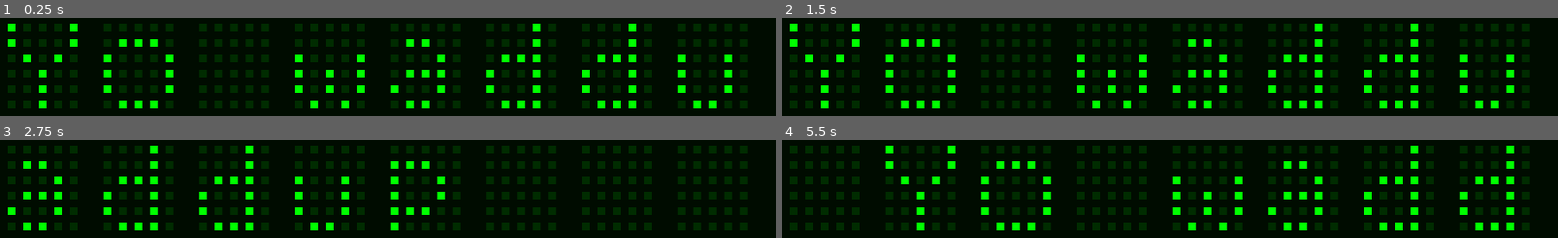
Above: before the commit, frames 1-4 (two rows, left to right).
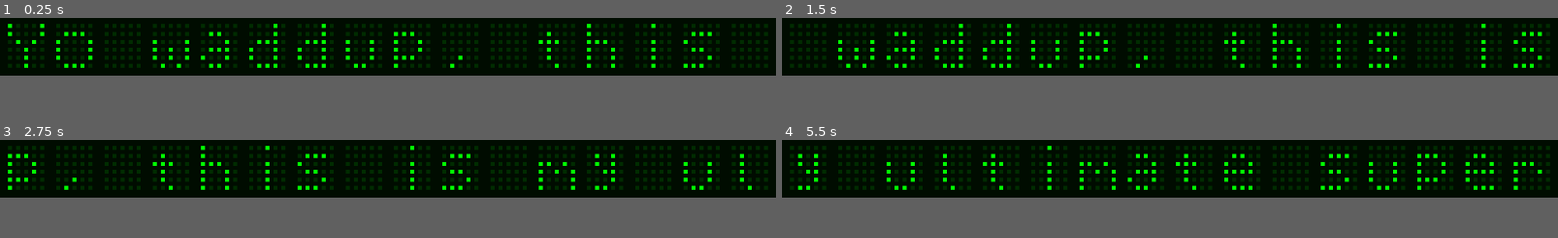
Above: after the commit, the same moments.

Repository: maver26844/led-text-display
Game: Godot game, scene res://display.tscn
Same seed, same stepped clock (60 frames per second), same inputs: the game is played once before the commit and once after it.
Inputs:
- Up to frame 1 (0.25 s): no input
- Up to frame 2 (1.5 s): tap Enter at 0.5 s
- Up to frame 3 (2.75 s): no input
- Up to frame 4 (5.5 s): no input
In our replay, the window is 800x104 before the commit and 800x62 after it. These sizes can differ from the game's own. Grey fills any space a smaller window leaves; there, only what the larger window draws over its background counts as a difference.

The runs differ from the first frame. In frame 1, 24% of the frame differs, in the area x 1-99%, y 5-93%; in frame 2, 24%; in frame 3, 23%; in frame 4, 24%.

Commit message:
Pausing for every scroll completion, added more symbols, added 8 more boxes, made text smaller

Diff:
--- a/block.gd
+++ b/block.gd
@@ -605,3 +605,51 @@
 		CA.color = f; CB.color = f; CC.color = t; CD.color = t; CE.color = f; CF.color = f
 		DA.color = f; DB.color = t; DC.color = f; DD.color = f; DE.color = f; DF.color = f
 		EA.color = t; EB.color = f; EC.color = f; ED.color = f; EE.color = f; EF.color = f
+	if value == "•":
+		AA.color = f; AB.color = f; AC.color = t; AD.color = t; AE.color = t; AF.color = f
+		BA.color = f; BB.color = t; BC.color = t; BD.color = t; BE.color = t; BF.color = t
+		CA.color = f; CB.color = t; CC.color = t; CD.color = t; CE.color = t; CF.color = t
+		DA.color = f; DB.color = t; DC.color = t; DD.color = t; DE.color = t; DF.color = t
+		EA.color = f; EB.color = f; EC.color = t; ED.color = t; EE.color = t; EF.color = f
+	if value == "○":
+		AA.color = f; AB.color = f; AC.color = t; AD.color = t; AE.color = t; AF.color = f
+		BA.color = f; BB.color = t; BC.color = f; BD.color = f; BE.color = f; BF.color = t
+		CA.color = f; CB.color = t; CC.color = f; CD.color = f; CE.color = f; CF.color = t
+		DA.color = f; DB.color = t; DC.color = f; DD.color = f; DE.color = f; DF.color = t
+		EA.color = f; EB.color = f; EC.color = t; ED.color = t; EE.color = t; EF.color = f
+	if value == "♥":
+		AA.color = f; AB.color = t; AC.color = t; AD.color = t; AE.color = f; AF.color = f
+		BA.color = t; BB.color = t; BC.color = t; BD.color = t; BE.color = t; BF.color = f
+		CA.color = f; CB.color = t; CC.color = t; CD.color = t; CE.color = t; CF.color = t
+		DA.color = t; DB.color = t; DC.color = t; DD.color = t; DE.color = t; DF.color = f
+		EA.color = f; EB.color = t; EC.color = t; ED.color = t; EE.color = f; EF.color = f
+	if value == "☼":
+		AA.color = f; AB.color = t; AC.color = f; AD.color = t; AE.color = f; AF.color = t
+		BA.color = f; BB.color = f; BC.color = t; BD.color = t; BE.color = t; BF.color = f
+		CA.color = f; CB.color = t; CC.color = t; CD.color = t; CE.color = t; CF.color = t
+		DA.color = f; DB.color = f; DC.color = t; DD.color = t; DE.color = t; DF.color = f
+		EA.color = f; EB.color = t; EC.color = f; ED.color = t; EE.color = f; EF.color = t
+	if value == "ℬ":
+		AA.color = f; AB.color = t; AC.color = t; AD.color = t; AE.color = t; AF.color = f
+		BA.color = t; BB.color = t; BC.color = t; BD.color = f; BE.color = t; BF.color = t
+		CA.color = t; CB.color = f; CC.color = t; CD.color = f; CE.color = t; CF.color = t
+		DA.color = t; DB.color = f; DC.color = t; DD.color = f; DE.color = t; DF.color = t
+		EA.color = f; EB.color = t; EC.color = t; ED.color = t; EE.color = t; EF.color = f
+	if value == "©":
+		AA.color = f; AB.color = f; AC.color = t; AD.color = t; AE.color = t; AF.color = f
+		BA.color = f; BB.color = t; BC.color = t; BD.color = t; BE.color = t; BF.color = t
+		CA.color = f; CB.color = t; CC.color = t; CD.color = f; CE.color = t; CF.color = t
+		DA.color = f; DB.color = t; DC.color = t; DD.color = f; DE.color = t; DF.color = t
+		EA.color = f; EB.color = f; EC.color = t; ED.color = t; EE.color = t; EF.color = f
+	if value == "🟊":
+		AA.color = f; AB.color = f; AC.color = t; AD.color = f; AE.color = f; AF.color = t
+		BA.color = f; BB.color = f; BC.color = t; BD.color = t; BE.color = t; BF.color = t
+		CA.color = f; CB.color = t; CC.color = t; CD.color = t; CE.color = t; CF.color = f
+		DA.color = f; DB.color = f; DC.color = t; DD.color = t; DE.color = t; DF.color = t
+		EA.color = f; EB.color = f; EC.color = t; ED.color = f; EE.color = f; EF.color = t
+	if value == "🟉":
+		AA.color = f; AB.color = f; AC.color = t; AD.color = f; AE.color = f; AF.color = t
+		BA.color = f; BB.color = f; BC.color = t; BD.color = t; BE.color = t; BF.color = t
+		CA.color = f; CB.color = t; CC.color = t; CD.color = t; CE.color = t; CF.color = f
+		DA.color = f; DB.color = f; DC.color = t; DD.color = t; DE.color = t; DF.color = t
+		EA.color = f; EB.color = f; EC.color = t; ED.color = f; EE.color = f; EF.color = t
--- a/block.tscn
+++ b/block.tscn
@@ -8,209 +8,239 @@
 [node name="1" type="ColorRect" parent="."]
 offset_left = 12.0
 offset_top = 12.0
-offset_right = 24.0
-offset_bottom = 24.0
-color = Color(0, 0.172549, 0, 1)
+offset_right = 18.0
+offset_bottom = 18.0
+color = Color(0, 0.172549, 0, 1)
+metadata/_edit_use_anchors_ = true
 
 [node name="2" type="ColorRect" parent="."]
 offset_left = 12.0
-offset_top = 36.0
-offset_right = 24.0
-offset_bottom = 48.0
-color = Color(0, 0.172549, 0, 1)
+offset_top = 24.0
+offset_right = 18.0
+offset_bottom = 30.0
+color = Color(0, 0.172549, 0, 1)
+metadata/_edit_use_anchors_ = true
 
 [node name="3" type="ColorRect" parent="."]
 offset_left = 12.0
-offset_top = 60.0
-offset_right = 24.0
-offset_bottom = 72.0
-color = Color(0, 0.172549, 0, 1)
+offset_top = 36.0
+offset_right = 18.0
+offset_bottom = 42.0
+color = Color(0, 0.172549, 0, 1)
+metadata/_edit_use_anchors_ = true
 
 [node name="4" type="ColorRect" parent="."]
 offset_left = 12.0
-offset_top = 84.0
-offset_right = 24.0
-offset_bottom = 96.0
-color = Color(0, 0.172549, 0, 1)
+offset_top = 48.0
+offset_right = 18.0
+offset_bottom = 54.0
+color = Color(0, 0.172549, 0, 1)
+metadata/_edit_use_anchors_ = true
 
 [node name="5" type="ColorRect" parent="."]
 offset_left = 12.0
-offset_top = 108.0
-offset_right = 24.0
-offset_bottom = 120.0
-color = Color(0, 0.172549, 0, 1)
+offset_top = 60.0
+offset_right = 18.0
+offset_bottom = 66.0
+color = Color(0, 0.172549, 0, 1)
+metadata/_edit_use_anchors_ = true
 
 [node name="6" type="ColorRect" parent="."]
 offset_left = 12.0
-offset_top = 132.0
-offset_right = 24.0
-offset_bottom = 144.0
-color = Color(0, 0.172549, 0, 1)
+offset_top = 72.0
+offset_right = 18.0
+offset_bottom = 78.0
+color = Color(0, 0.172549, 0, 1)
+metadata/_edit_use_anchors_ = true
 
 [node name="7" type="ColorRect" parent="."]
-offset_left = 36.0
-offset_top = 12.0
-offset_right = 48.0
-offset_bottom = 24.0
-color = Color(0, 0.172549, 0, 1)
+offset_left = 24.0
+offset_top = 12.0
+offset_right = 30.0
+offset_bottom = 18.0
+color = Color(0, 0.172549, 0, 1)
+metadata/_edit_use_anchors_ = true
 
 [node name="8" type="ColorRect" parent="."]
-offset_left = 36.0
-offset_top = 36.0
-offset_right = 48.0
-offset_bottom = 48.0
-color = Color(0, 0.172549, 0, 1)
+offset_left = 24.0
+offset_top = 24.0
+offset_right = 30.0
+offset_bottom = 30.0
+color = Color(0, 0.172549, 0, 1)
+metadata/_edit_use_anchors_ = true
 
 [node name="9" type="ColorRect" parent="."]
-offset_left = 36.0
-offset_top = 60.0
-offset_right = 48.0
-offset_bottom = 72.0
-color = Color(0, 0.172549, 0, 1)
+offset_left = 24.0
+offset_top = 36.0
+offset_right = 30.0
+offset_bottom = 42.0
+color = Color(0, 0.172549, 0, 1)
+metadata/_edit_use_anchors_ = true
 
 [node name="10" type="ColorRect" parent="."]
-offset_left = 36.0
-offset_top = 84.0
-offset_right = 48.0
-offset_bottom = 96.0
-color = Color(0, 0.172549, 0, 1)
+offset_left = 24.0
+offset_top = 48.0
+offset_right = 30.0
+offset_bottom = 54.0
+color = Color(0, 0.172549, 0, 1)
+metadata/_edit_use_anchors_ = true
 
 [node name="11" type="ColorRect" parent="."]
-offset_left = 36.0
-offset_top = 108.0
-offset_right = 48.0
-offset_bottom = 120.0
-color = Color(0, 0.172549, 0, 1)
+offset_left = 24.0
+offset_top = 60.0
+offset_right = 30.0
+offset_bottom = 66.0
+color = Color(0, 0.172549, 0, 1)
+metadata/_edit_use_anchors_ = true
 
 [node name="12" type="ColorRect" parent="."]
-offset_left = 36.0
-offset_top = 132.0
-offset_right = 48.0
-offset_bottom = 144.0
-color = Color(0, 0.172549, 0, 1)
+offset_left = 24.0
+offset_top = 72.0
+offset_right = 30.0
+offset_bottom = 78.0
+color = Color(0, 0.172549, 0, 1)
+metadata/_edit_use_anchors_ = true
 
 [node name="13" type="ColorRect" parent="."]
-offset_left = 60.0
-offset_top = 12.0
-offset_right = 72.0
-offset_bottom = 24.0
-color = Color(0, 0.172549, 0, 1)
+offset_left = 36.0
+offset_top = 12.0
+offset_right = 42.0
+offset_bottom = 18.0
+color = Color(0, 0.172549, 0, 1)
+metadata/_edit_use_anchors_ = true
 
 [node name="14" type="ColorRect" parent="."]
-offset_left = 60.0
-offset_top = 36.0
-offset_right = 72.0
-offset_bottom = 48.0
-color = Color(0, 0.172549, 0, 1)
+offset_left = 36.0
+offset_top = 24.0
+offset_right = 42.0
+offset_bottom = 30.0
+color = Color(0, 0.172549, 0, 1)
+metadata/_edit_use_anchors_ = true
 
 [node name="15" type="ColorRect" parent="."]
-offset_left = 60.0
-offset_top = 60.0
-offset_right = 72.0
-offset_bottom = 72.0
-color = Color(0, 0.172549, 0, 1)
+offset_left = 36.0
+offset_top = 36.0
+offset_right = 42.0
+offset_bottom = 42.0
+color = Color(0, 0.172549, 0, 1)
+metadata/_edit_use_anchors_ = true
 
 [node name="16" type="ColorRect" parent="."]
-offset_left = 60.0
-offset_top = 84.0
-offset_right = 72.0
-offset_bottom = 96.0
-color = Color(0, 0.172549, 0, 1)
+offset_left = 36.0
+offset_top = 48.0
+offset_right = 42.0
+offset_bottom = 54.0
+color = Color(0, 0.172549, 0, 1)
+metadata/_edit_use_anchors_ = true
 
 [node name="17" type="ColorRect" parent="."]
-offset_left = 60.0
-offset_top = 108.0
-offset_right = 72.0
-offset_bottom = 120.0
-color = Color(0, 0.172549, 0, 1)
+offset_left = 36.0
+offset_top = 60.0
+offset_right = 42.0
+offset_bottom = 66.0
+color = Color(0, 0.172549, 0, 1)
+metadata/_edit_use_anchors_ = true
 
 [node name="18" type="ColorRect" parent="."]
-offset_left = 60.0
-offset_top = 132.0
-offset_right = 72.0
-offset_bottom = 144.0
-color = Color(0, 0.172549, 0, 1)
+offset_left = 36.0
+offset_top = 72.0
+offset_right = 42.0
+offset_bottom = 78.0
+color = Color(0, 0.172549, 0, 1)
+metadata/_edit_use_anchors_ = true
 
 [node name="19" type="ColorRect" parent="."]
-offset_left = 84.0
-offset_top = 12.0
-offset_right = 96.0
-offset_bottom = 24.0
-color = Color(0, 0.172549, 0, 1)
+offset_left = 48.0
+offset_top = 12.0
+offset_right = 54.0
+offset_bottom = 18.0
+color = Color(0, 0.172549, 0, 1)
+metadata/_edit_use_anchors_ = true
 
 [node name="20" type="ColorRect" parent="."]
-offset_left = 84.0
-offset_top = 36.0
-offset_right = 96.0
-offset_bottom = 48.0
-color = Color(0, 0.172549, 0, 1)
+offset_left = 48.0
+offset_top = 24.0
+offset_right = 54.0
+offset_bottom = 30.0
+color = Color(0, 0.172549, 0, 1)
+metadata/_edit_use_anchors_ = true
 
 [node name="21" type="ColorRect" parent="."]
-offset_left = 84.0
-offset_top = 60.0
-offset_right = 96.0
-offset_bottom = 72.0
-color = Color(0, 0.172549, 0, 1)
+offset_left = 48.0
+offset_top = 36.0
+offset_right = 54.0
+offset_bottom = 42.0
+color = Color(0, 0.172549, 0, 1)
+metadata/_edit_use_anchors_ = true
 
 [node name="22" type="ColorRect" parent="."]
-offset_left = 84.0
-offset_top = 84.0
-offset_right = 96.0
-offset_bottom = 96.0
-color = Color(0, 0.172549, 0, 1)
+offset_left = 48.0
+offset_top = 48.0
+offset_right = 54.0
+offset_bottom = 54.0
+color = Color(0, 0.172549, 0, 1)
+metadata/_edit_use_anchors_ = true
 
 [node name="23" type="ColorRect" parent="."]
-offset_left = 84.0
-offset_top = 108.0
-offset_right = 96.0
-offset_bottom = 120.0
-color = Color(0, 0.172549, 0, 1)
+offset_left = 48.0
+offset_top = 60.0
+offset_right = 54.0
+offset_bottom = 66.0
+color = Color(0, 0.172549, 0, 1)
+metadata/_edit_use_anchors_ = true
 
 [node name="24" type="ColorRect" parent="."]
-offset_left = 84.0
-offset_top = 132.0
-offset_right = 96.0
-offset_bottom = 144.0
-color = Color(0, 0.172549, 0, 1)
+offset_left = 48.0
+offset_top = 72.0
+offset_right = 54.0
+offset_bottom = 78.0
+color = Color(0, 0.172549, 0, 1)
+metadata/_edit_use_anchors_ = true
 
 [node name="25" type="ColorRect" parent="."]
-offset_left = 108.0
-offset_top = 12.0
-offset_right = 120.0
-offset_bottom = 24.0
-color = Color(0, 0.172549, 0, 1)
+offset_left = 60.0
+offset_top = 12.0
+offset_right = 66.0
+offset_bottom = 18.0
+color = Color(0, 0.172549, 0, 1)
+metadata/_edit_use_anchors_ = true
 
 [node name="26" type="ColorRect" parent="."]
-offset_left = 108.0
-offset_top = 36.0
-offset_right = 120.0
-offset_bottom = 48.0
-color = Color(0, 0.172549, 0, 1)
+offset_left = 60.0
+offset_top = 24.0
+offset_right = 66.0
+offset_bottom = 30.0
+color = Color(0, 0.172549, 0, 1)
+metadata/_edit_use_anchors_ = true
 
 [node name="27" type="ColorRect" parent="."]
-offset_left = 108.0
-offset_top = 60.0
-offset_right = 120.0
-offset_bottom = 72.0
-color = Color(0, 0.172549, 0, 1)
+offset_left = 60.0
+offset_top = 36.0
+offset_right = 66.0
+offset_bottom = 42.0
+color = Color(0, 0.172549, 0, 1)
+metadata/_edit_use_anchors_ = true
 
 [node name="28" type="ColorRect" parent="."]
-offset_left = 108.0
-offset_top = 84.0
-offset_right = 120.0
-offset_bottom = 96.0
-color = Color(0, 0.172549, 0, 1)
+offset_left = 60.0
+offset_top = 48.0
+offset_right = 66.0
+offset_bottom = 54.0
+color = Color(0, 0.172549, 0, 1)
+metadata/_edit_use_anchors_ = true
 
 [node name="29" type="ColorRect" parent="."]
-offset_left = 108.0
-offset_top = 108.0
-offset_right = 120.0
-offset_bottom = 120.0
-color = Color(0, 0.172549, 0, 1)
+offset_left = 60.0
+offset_top = 60.0
+offset_right = 66.0
+offset_bottom = 66.0
+color = Color(0, 0.172549, 0, 1)
+metadata/_edit_use_anchors_ = true
 
 [node name="30" type="ColorRect" parent="."]
-offset_left = 108.0
-offset_top = 132.0
-offset_right = 120.0
-offset_bottom = 144.0
-color = Color(0, 0.172549, 0, 1)
+offset_left = 60.0
+offset_top = 72.0
+offset_right = 66.0
+offset_bottom = 78.0
+color = Color(0, 0.172549, 0, 1)
+metadata/_edit_use_anchors_ = true
--- a/display.gd
+++ b/display.gd
@@ -1,10 +1,18 @@
 extends Node2D
 
 var input = ""
+var scrollCount = 0
+
 var defined = false
+var spaces = false
+
 var timer = false
-var spaces = false
 var initialTimer = false
+var returnTimer = false
+
+@export var scrollDelay = 0.2
+@export var initialDelay = 1.0
+@export var returnDelay = 1.0
 
 # Called when the node enters the scene tree for the first time.
 func _ready() -> void:
@@ -12,7 +20,7 @@
 
 func update_display():
 	if not defined:
-		input = "Yo waddup"
+		input = "Yo waddup, this is my ultimate super omega text."
 		var lastInput = input
 		defined = true
 	#if defined == true: # code that was supposed to change the text if the original text changed
@@ -28,6 +36,7 @@
 			input += "     "
 			spaces = true
 		input = input.substr(1, input.length() - 1) + input[0]
+		scrollCount += 1
 
 
 # Called every frame. 'delta' is the elapsed time since the previous frame.
@@ -41,11 +50,19 @@
 			else:
 				block.value = " "
 	update_display()
-	if initialTimer == false:
-		await get_tree().create_timer(1.25).timeout
+
+	if not initialTimer:
+		await get_tree().create_timer(initialDelay).timeout
 		initialTimer = true
-	if timer == false:
+	if not returnTimer and scrollCount >= input.length():
+		returnTimer = true
+		await get_tree().create_timer(returnDelay).timeout
+		scrollCount = 0
+		returnTimer = false
+	if not timer:
 		timer = true
-		await get_tree().create_timer(0.3).timeout
+		await get_tree().create_timer(scrollDelay).timeout
 		timer = false
-	scroll()
+
+	if not returnTimer:
+		scroll()
--- a/display.tscn
+++ b/display.tscn
@@ -16,22 +16,46 @@
 [node name="Block1" parent="Bar" instance=ExtResource("1_gosk3")]
 
 [node name="Block2" parent="Bar" instance=ExtResource("1_gosk3")]
-position = Vector2(148, 0)
+position = Vector2(72, 0)
 
 [node name="Block3" parent="Bar" instance=ExtResource("1_gosk3")]
-position = Vector2(296, 0)
+position = Vector2(144, 0)
 
 [node name="Block4" parent="Bar" instance=ExtResource("1_gosk3")]
-position = Vector2(444, 0)
+position = Vector2(216, 0)
 
 [node name="Block5" parent="Bar" instance=ExtResource("1_gosk3")]
-position = Vector2(592, 0)
+position = Vector2(288, 0)
 
 [node name="Block6" parent="Bar" instance=ExtResource("1_gosk3")]
-position = Vector2(740, 0)
+position = Vector2(360, 0)
 
 [node name="Block7" parent="Bar" instance=ExtResource("1_gosk3")]
-position = Vector2(888, 0)
+position = Vector2(432, 0)
 
 [node name="Block8" parent="Bar" instance=ExtResource("1_gosk3")]
-position = Vector2(1036, 0)
+position = Vector2(504, 0)
+
+[node name="Block9" parent="Bar" instance=ExtResource("1_gosk3")]
+position = Vector2(576, 0)
+
+[node name="Block10" parent="Bar" instance=ExtResource("1_gosk3")]
+position = Vector2(648, 0)
+
+[node name="Block11" parent="Bar" instance=ExtResource("1_gosk3")]
+position = Vector2(720, 0)
+
+[node name="Block12" parent="Bar" instance=ExtResource("1_gosk3")]
+position = Vector2(792, 0)
+
+[node name="Block13" parent="Bar" instance=ExtResource("1_gosk3")]
+position = Vector2(864, 0)
+
+[node name="Block14" parent="Bar" instance=ExtResource("1_gosk3")]
+position = Vector2(936, 0)
+
+[node name="Block15" parent="Bar" instance=ExtResource("1_gosk3")]
+position = Vector2(1008, 0)
+
+[node name="Block16" parent="Bar" instance=ExtResource("1_gosk3")]
+position = Vector2(1080, 0)
--- a/project.godot
+++ b/project.godot
@@ -17,5 +17,5 @@
 
 [display]
 
-window/size/viewport_width=1200
-window/size/viewport_height=156
+window/size/viewport_width=1158
+window/size/viewport_height=90
